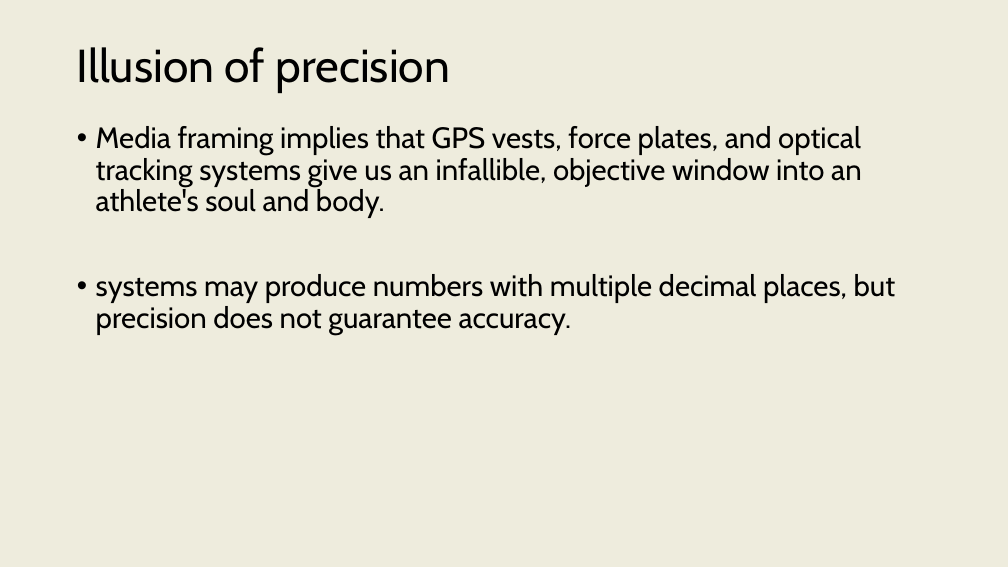
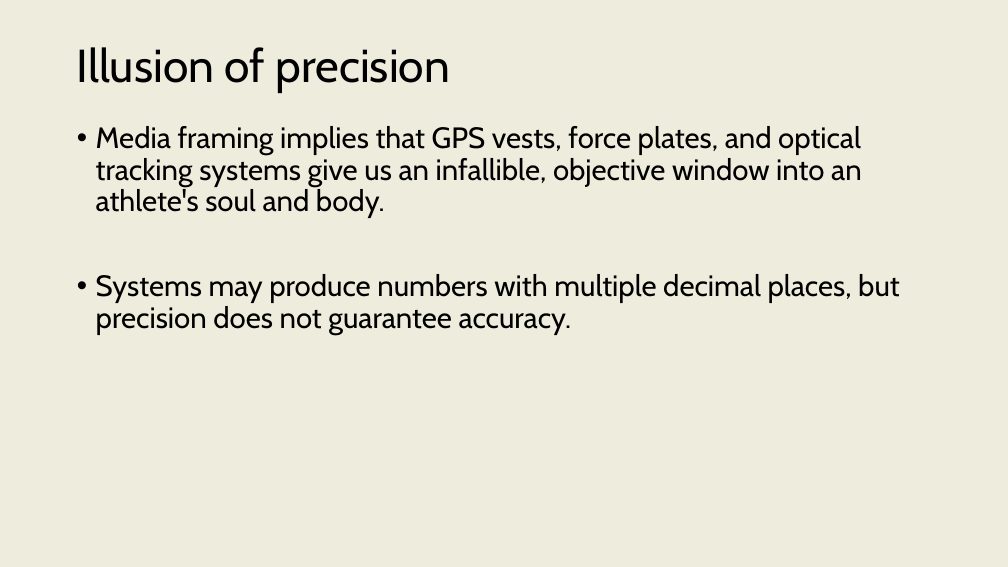
Before and after one commit to onishisaryu/HES-3000-Sports-Data-Analytics, a slide deck: slide 3 of pptx/Lecture5.pptx. Drawn at 1008x567 pixels with LibreOffice and Linux fonts; fonts in the diff are those of the drawing. Boxes give left, top, right and bottom in pixels: in the first picture for what was removed or moved away, otherwise in the second. Text is boxed around its words. In the diff, an @@ line names an element or a change of style, - is before the commit and + after.

```diff
--- a/pptx/Lecture5.pptx
+++ b/pptx/Lecture5.pptx
@@ text at <box>96,274,900,335</box>: text changed @@
-• systems may produce numbers with multiple decimal places, but precision does not guarantee accuracy.
+• Systems may produce numbers with multiple decimal places, but precision does not guarantee accuracy.
```
Also in this commit, not shown: 13 other slides changed, 1 slide added, 1 slide removed, 2 other files.
